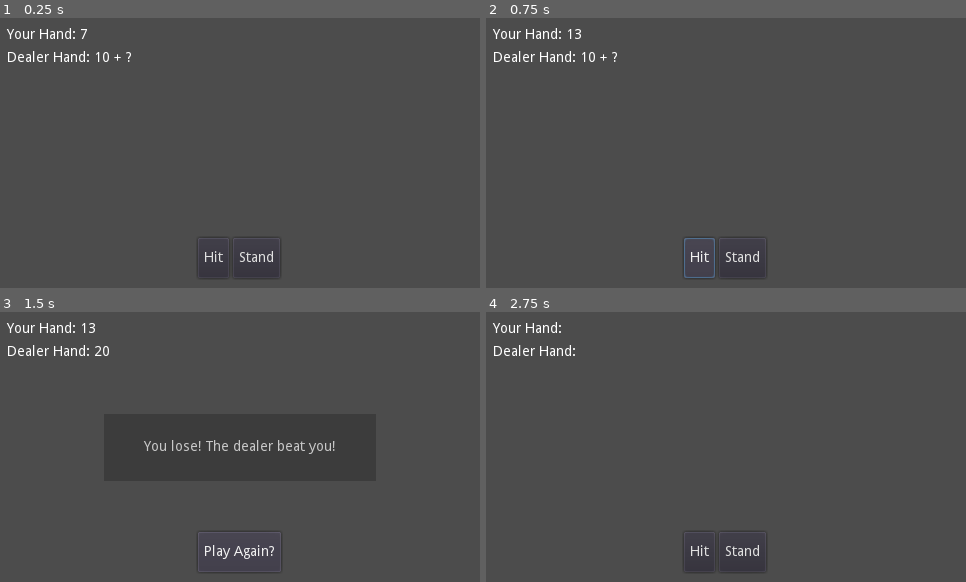
Above: before the commit, frames 1-4 (two rows, left to right).
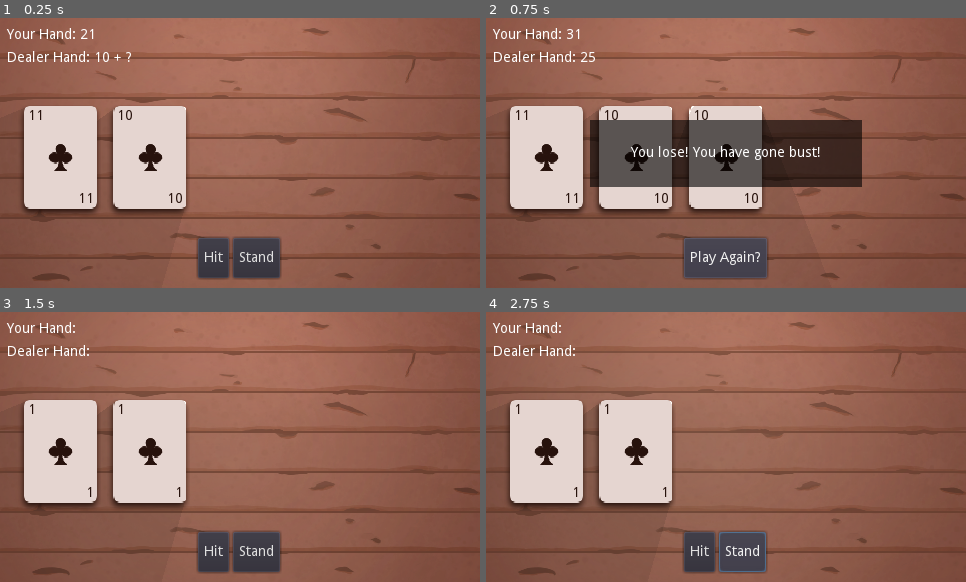
Above: after the commit, the same moments.

Repository: cjordanOU/godot-blackjack
Game: Godot game, scene res://Data/Scenes/Blackjack.tscn
The game is run twice, just before and just after one commit, with the same random seed, the same clock (stepped at 60 frames per second) and the same inputs.
Inputs (mouse positions are in pixels of both pictures, inside the frame that each line leads up to):
- Up to frame 1 (0.25 s): no input
- Up to frame 2 (0.75 s): click "Hit" at 0.5 s
- Up to frame 3 (1.5 s): click (254, 552) at 1.25 s, where only the run before the commit has a clickable "Stand"
- Up to frame 4 (2.75 s): click (726, 552) at 2 s, where only the run before the commit has a clickable "Play Again?"

The runs differ from the first frame. In frame 1, 97% of the frame differs, in the area x 0-100%, y 0-100%; in frame 2, 91%; in frame 3, 98%; in frame 4, 97%.

Commit message:
Added Visuals

Diff:
--- a/Data/Scenes/Blackjack.tscn
+++ b/Data/Scenes/Blackjack.tscn
@@ -1,60 +1,54 @@
-[gd_scene load_steps=5 format=2]
+[gd_scene load_steps=11 format=2]
 
 [ext_resource path="res://Data/Scripts/Blackjack.gd" type="Script" id=1]
+[ext_resource path="res://Data/Sprites/BG_table.png" type="Texture" id=2]
+[ext_resource path="res://Data/Sprites/BG_smoke.png" type="Texture" id=3]
+[ext_resource path="res://Data/Sprites/card_spade.png" type="Texture" id=4]
+[ext_resource path="res://Data/Sprites/card_shadow.png" type="Texture" id=5]
 
 [sub_resource type="Shader" id=1]
 code = "shader_type canvas_item;
 
-uniform vec3 color = vec3(0.35, 0.48, 0.95);
-uniform int OCTAVES = 4;
-
-float rand(vec2 coord){
-	return fract(sin(dot(coord, vec2(56, 78)) * 1000.0) * 1000.0);
-}
-
-float noise(vec2 coord){
-	vec2 i = floor(coord);
-	vec2 f = fract(coord);
-
-	// 4 corners of a rectangle surrounding our point
-	float a = rand(i);
-	float b = rand(i + vec2(1.0, 0.0));
-	float c = rand(i + vec2(0.0, 1.0));
-	float d = rand(i + vec2(1.0, 1.0));
-
-	vec2 cubic = f * f * (3.0 - 2.0 * f);
-
-	return mix(a, b, cubic.x) + (c - a) * cubic.y * (1.0 - cubic.x) + (d - b) * cubic.x * cubic.y;
-}
-
-float fbm(vec2 coord){
-	float value = 0.0;
-	float scale = 0.5;
-
-	for(int i = 0; i < OCTAVES; i++){
-		value += noise(coord) * scale;
-		coord *= 2.0;
-		scale *= 0.5;
-	}
-	return value;
-}
-
-void fragment() {
-	vec2 coord = UV * 20.0;
-
-	vec2 motion = vec2( fbm(coord + vec2(TIME * -0.5, TIME * 0.5)) );
-
-	float final = fbm(coord + motion);
-
-	COLOR = vec4(color, final * 0.5);
+uniform sampler2D noise_img;
+uniform float speed = 0.1;
+uniform vec4 smoke_color : hint_color;
+
+void fragment(){
+
+	vec2 uv1 = vec2(UV.x + TIME*speed, UV.y);
+	vec2 uv2 = vec2(UV.x - TIME*speed, UV.y);
+	vec2 uv3 = vec2(UV.x, UV.y + TIME*speed);
+
+
+	float noise_r = texture( noise_img, uv1 ).r;
+	float noise_g = texture( noise_img, uv2 ).g;
+	float noise_b = texture( noise_img, uv3 ).b;
+
+	vec3 new_color = vec3(noise_r, noise_g, noise_b);
+
+	float new_alpha = noise_r * noise_g * noise_b;
+
+	COLOR.rgb = smoke_color.rgb;//texture(TEXTURE, UV).rgb;
+	COLOR.a = clamp(new_alpha * 5.0 * texture(TEXTURE, UV).a, 0.0, 1.0);
 }"
+
+[sub_resource type="OpenSimplexNoise" id=4]
+octaves = 4
+
+[sub_resource type="NoiseTexture" id=5]
+width = 128
+height = 128
+seamless = true
+noise = SubResource( 4 )
 
 [sub_resource type="ShaderMaterial" id=2]
 shader = SubResource( 1 )
-shader_param/color = Vector3( 0.35, 0.48, 0.95 )
-shader_param/OCTAVES = 4
-
-[sub_resource type="GradientTexture" id=3]
+shader_param/speed = 0.1
+shader_param/smoke_color = Color( 0.435294, 0.34902, 0.286275, 1 )
+shader_param/noise_img = SubResource( 5 )
+
+[sub_resource type="OccluderPolygon2D" id=6]
+polygon = PoolVector2Array( 66, 87, 67, 83, 69, 81, 133, 81, 136, 83, 137, 87, 137, 179, 135, 182, 132, 183, 71, 183, 67, 181, 66, 178 )
 
 [node name="Blackjack" type="Node2D"]
 script = ExtResource( 1 )
@@ -64,12 +58,214 @@
 
 [node name="Background" type="Node2D" parent="."]
 
+[node name="Table" type="Sprite" parent="Background"]
+position = Vector2( 240, 135 )
+texture = ExtResource( 2 )
+
 [node name="Smoke" type="Sprite" parent="Background"]
+material = SubResource( 2 )
+position = Vector2( 174, 127 )
+scale = Vector2( 8.75122, 5.74023 )
+texture = ExtResource( 3 )
+
+[node name="Light2D" type="Light2D" parent="Background"]
+position = Vector2( 240, 1 )
+scale = Vector2( 8.75122, 5.74023 )
+texture = ExtResource( 3 )
+color = Color( 0.529412, 0.509804, 0.509804, 0.196078 )
+energy = 1.65
+shadow_enabled = true
+
+[node name="Cards" type="Node2D" parent="."]
+position = Vector2( -13, 0 )
+
+[node name="Card1" type="Node2D" parent="Cards"]
+position = Vector2( -27, 7 )
+
+[node name="LightOccluder2D" type="LightOccluder2D" parent="Cards/Card1"]
+occluder = SubResource( 6 )
+
+[node name="Shadow" type="Sprite" parent="Cards/Card1"]
+position = Vector2( 100, 136 )
+texture = ExtResource( 5 )
+
+[node name="Sprite" type="Sprite" parent="Cards/Card1"]
+position = Vector2( 101, 132 )
+texture = ExtResource( 4 )
+
+[node name="NumberTop" type="Label" parent="Cards/Card1"]
+margin_left = 68.0
+margin_top = 84.0
+margin_right = 108.0
+margin_bottom = 98.0
+custom_colors/font_color = Color( 0.152941, 0.0705882, 0.0470588, 1 )
+text = "1"
+__meta__ = {
+"_edit_use_anchors_": false
+}
+
+[node name="NumberBottom" type="Label" parent="Cards/Card1"]
+margin_left = 94.0
+margin_top = 167.0
+margin_right = 134.0
+margin_bottom = 181.0
+custom_colors/font_color = Color( 0.152941, 0.0705882, 0.0470588, 1 )
+text = "1"
+align = 2
+__meta__ = {
+"_edit_use_anchors_": false
+}
+
+[node name="Card2" type="Node2D" parent="Cards"]
+position = Vector2( 62, 7 )
+
+[node name="LightOccluder2D" type="LightOccluder2D" parent="Cards/Card2"]
+occluder = SubResource( 6 )
+
+[node name="Shadow" type="Sprite" parent="Cards/Card2"]
+position = Vector2( 100, 136 )
+texture = ExtResource( 5 )
+
+[node name="Sprite" type="Sprite" parent="Cards/Card2"]
+position = Vector2( 101, 132 )
+texture = ExtResource( 4 )
+
+[node name="NumberTop" type="Label" parent="Cards/Card2"]
+margin_left = 68.0
+margin_top = 84.0
+margin_right = 108.0
+margin_bottom = 98.0
+custom_colors/font_color = Color( 0.152941, 0.0705882, 0.0470588, 1 )
+text = "1"
+__meta__ = {
+"_edit_use_anchors_": false
+}
+
+[node name="NumberBottom" type="Label" parent="Cards/Card2"]
+margin_left = 94.0
+margin_top = 167.0
+margin_right = 134.0
+margin_bottom = 181.0
+custom_colors/font_color = Color( 0.152941, 0.0705882, 0.0470588, 1 )
+text = "1"
+align = 2
+__meta__ = {
+"_edit_use_anchors_": false
+}
+
+[node name="Card3" type="Node2D" parent="Cards"]
 visible = false
-material = SubResource( 2 )
-position = Vector2( 278, 135 )
-scale = Vector2( 0.271484, 270 )
-texture = SubResource( 3 )
+position = Vector2( 152, 7 )
+
+[node name="LightOccluder2D" type="LightOccluder2D" parent="Cards/Card3"]
+occluder = SubResource( 6 )
+
+[node name="Shadow" type="Sprite" parent="Cards/Card3"]
+position = Vector2( 100, 136 )
+texture = ExtResource( 5 )
+
+[node name="Sprite" type="Sprite" parent="Cards/Card3"]
+position = Vector2( 101, 132 )
+texture = ExtResource( 4 )
+
+[node name="NumberTop" type="Label" parent="Cards/Card3"]
+margin_left = 68.0
+margin_top = 84.0
+margin_right = 108.0
+margin_bottom = 98.0
+custom_colors/font_color = Color( 0.152941, 0.0705882, 0.0470588, 1 )
+text = "1"
+__meta__ = {
+"_edit_use_anchors_": false
+}
+
+[node name="NumberBottom" type="Label" parent="Cards/Card3"]
+margin_left = 94.0
+margin_top = 167.0
+margin_right = 134.0
+margin_bottom = 181.0
+custom_colors/font_color = Color( 0.152941, 0.0705882, 0.0470588, 1 )
+text = "1"
+align = 2
+__meta__ = {
+"_edit_use_anchors_": false
+}
+
+[node name="Card4" type="Node2D" parent="Cards"]
+visible = false
+position = Vector2( 242, 7 )
+
+[node name="LightOccluder2D" type="LightOccluder2D" parent="Cards/Card4"]
+occluder = SubResource( 6 )
+
+[node name="Shadow" type="Sprite" parent="Cards/Card4"]
+position = Vector2( 100, 136 )
+texture = ExtResource( 5 )
+
+[node name="Sprite" type="Sprite" parent="Cards/Card4"]
+position = Vector2( 101, 132 )
+texture = ExtResource( 4 )
+
+[node name="NumberTop" type="Label" parent="Cards/Card4"]
+margin_left = 68.0
+margin_top = 84.0
+margin_right = 108.0
+margin_bottom = 98.0
+custom_colors/font_color = Color( 0.152941, 0.0705882, 0.0470588, 1 )
+text = "1"
+__meta__ = {
+"_edit_use_anchors_": false
+}
+
+[node name="NumberBottom" type="Label" parent="Cards/Card4"]
+margin_left = 94.0
+margin_top = 167.0
+margin_right = 134.0
+margin_bottom = 181.0
+custom_colors/font_color = Color( 0.152941, 0.0705882, 0.0470588, 1 )
+text = "1"
+align = 2
+__meta__ = {
+"_edit_use_anchors_": false
+}
+
+[node name="Card5" type="Node2D" parent="Cards"]
+visible = false
+position = Vector2( 331, 7 )
+
+[node name="LightOccluder2D" type="LightOccluder2D" parent="Cards/Card5"]
+occluder = SubResource( 6 )
+
+[node name="Shadow" type="Sprite" parent="Cards/Card5"]
+position = Vector2( 100, 136 )
+texture = ExtResource( 5 )
+
+[node name="Sprite" type="Sprite" parent="Cards/Card5"]
+position = Vector2( 101, 132 )
+texture = ExtResource( 4 )
+
+[node name="NumberTop" type="Label" parent="Cards/Card5"]
+margin_left = 68.0
+margin_top = 84.0
+margin_right = 108.0
+margin_bottom = 98.0
+custom_colors/font_color = Color( 0.152941, 0.0705882, 0.0470588, 1 )
+text = "1"
+__meta__ = {
+"_edit_use_anchors_": false
+}
+
+[node name="NumberBottom" type="Label" parent="Cards/Card5"]
+margin_left = 94.0
+margin_top = 167.0
+margin_right = 134.0
+margin_bottom = 181.0
+custom_colors/font_color = Color( 0.152941, 0.0705882, 0.0470588, 1 )
+text = "1"
+align = 2
+__meta__ = {
+"_edit_use_anchors_": false
+}
 
 [node name="GUI" type="CanvasLayer" parent="."]
 
@@ -153,17 +349,6 @@
 margin_right = 480.0
 margin_bottom = 270.0
 
-[node name="winOrLose" type="Label" parent="GUI/HUD/GameEndScenario/Control"]
-margin_left = 104.0
-margin_top = 102.0
-margin_right = 376.0
-margin_bottom = 169.0
-align = 1
-valign = 1
-__meta__ = {
-"_edit_use_anchors_": false
-}
-
 [node name="BG" type="ColorRect" parent="GUI/HUD/GameEndScenario/Control"]
 anchor_left = 0.5
 anchor_top = 0.5
@@ -173,7 +358,18 @@
 margin_top = -33.5
 margin_right = 136.0
 margin_bottom = 33.5
-color = Color( 0, 0, 0, 0.215686 )
+color = Color( 0, 0, 0, 0.607843 )
+__meta__ = {
+"_edit_use_anchors_": false
+}
+
+[node name="winOrLose" type="Label" parent="GUI/HUD/GameEndScenario/Control"]
+margin_left = 104.0
+margin_top = 102.0
+margin_right = 376.0
+margin_bottom = 169.0
+align = 1
+valign = 1
 __meta__ = {
 "_edit_use_anchors_": false
 }
--- a/Data/Scripts/Blackjack.gd
+++ b/Data/Scripts/Blackjack.gd
@@ -20,7 +20,7 @@
 var dealerCard3 = 0
 var dealerCard4 = 0
 var gameEnded = false
-
+var currentCard = 2
 
 onready var hudPlayer = $GUI/HUD/MarginContainer/Data/playerHand
 onready var hudDealer = $GUI/HUD/MarginContainer/Data/dealerHand
@@ -28,6 +28,26 @@
 onready var restartGame = $GUI/HUD/Restart
 onready var GameEndBox = $GUI/HUD/GameEndScenario
 onready var hudWL = $GUI/HUD/GameEndScenario/Control/winOrLose
+
+onready var Card1 = $Cards/Card1
+onready var Card1Top = $Cards/Card1/NumberTop
+onready var Card1Btm = $Cards/Card1/NumberBottom
+
+onready var Card2 = $Cards/Card2
+onready var Card2Top = $Cards/Card2/NumberTop
+onready var Card2Btm = $Cards/Card2/NumberBottom
+
+onready var Card3 = $Cards/Card3
+onready var Card3Top = $Cards/Card3/NumberTop
+onready var Card3Btm = $Cards/Card3/NumberBottom
+
+onready var Card4 = $Cards/Card4
+onready var Card4Top = $Cards/Card4/NumberTop
+onready var Card4Btm = $Cards/Card4/NumberBottom
+
+onready var Card5 = $Cards/Card5
+onready var Card5Top = $Cards/Card5/NumberTop
+onready var Card5Btm = $Cards/Card5/NumberBottom
 
 
 # Called when the node enters the scene tree for the first time.
@@ -44,6 +64,7 @@
 # Called every frame. 'delta' is the elapsed time since the previous frame.
 func _process(delta):
 	display_hud_data()
+	display_card()
 	screenshot()
 
 
@@ -55,11 +76,40 @@
 		hudDealer.text = "Dealer Hand: " + str(dealerShownHand)
 
 
+func display_card():
+	Card1Top.text = str(playerCard1)
+	Card1Btm.text = str(playerCard1)
+
+	Card2Top.text = str(playerCard2)
+	Card2Btm.text = str(playerCard2)
+
+	if playerCard3 != 0:
+		Card3.visible = true
+		Card3Top.text = str(playerCard3)
+		Card3Btm.text = str(playerCard3)
+
+	if playerCard4 != 0:
+		Card4.visible = true
+		Card4Top.text = str(playerCard4)
+		Card4Btm.text = str(playerCard4)
+
+	if playerCard5 != 0:
+		Card5.visible = true
+		Card5Top.text = str(playerCard5)
+		Card5Btm.text = str(playerCard5)
+
 # Deals a new card
 func get_new_card():
 	var card: int
+	var rngType: float
 	rng.randomize()
-	card = 1 + rng.randi_range(1, 13)
+
+	# Modified RNG chances for better gameplay
+	rngType = rng.randf_range(0,1)
+	if rngType >.65:
+		card = rng.randi_range(1, 7)
+	else:
+		card = rng.randi_range(1, 13)
 
 	# Ace card logic
 	if card == 1: return 11
@@ -89,7 +139,9 @@
 
 func determine_winner():
 	hit_or_stand.visible = false
+	display_hud_data()
 	dealerShownHand = dealerHand
+
 	GameEndBox.visible = true
 	if playerHand > 21:
 		hudWL.text = ("You lose! You have gone bust!")
@@ -115,7 +167,17 @@
 
 
 func _on_Hit_pressed():
-	playerHand = playerHand + get_new_card()
+	currentCard += 1
+	if currentCard == 3:
+		playerCard3 = get_new_card()
+		playerHand = playerHand + playerCard3
+	if currentCard == 4:
+		playerCard4 = get_new_card()
+		playerHand = playerHand + playerCard4
+	if currentCard == 5:
+		playerCard5 = get_new_card()
+		playerHand = playerHand + playerCard5
+
 	if playerHand > 21:
 		determine_winner()
 	elif playerHand >= 21 and dealerHand > 17:
Binary file added: Data/Sprites/BG_smoke.png
Not shown, added: Data/Sprites/BG_smoke.png.import
Binary file added: Data/Sprites/BG_table.png
Not shown, added: Data/Sprites/BG_table.png.import
Binary file added: Data/Sprites/card_shadow.png
Not shown, added: Data/Sprites/card_shadow.png.import
Binary file added: Data/Sprites/card_spade.png
Not shown, added: Data/Sprites/card_spade.png.import
